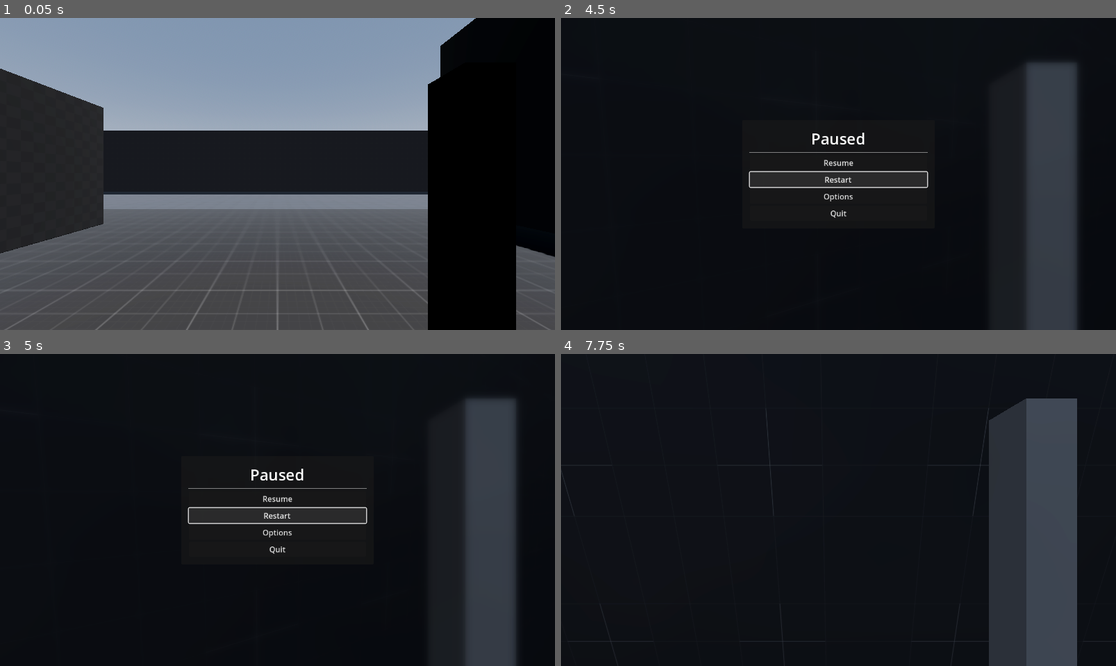
Above: before the commit, frames 1-4 (two rows, left to right).
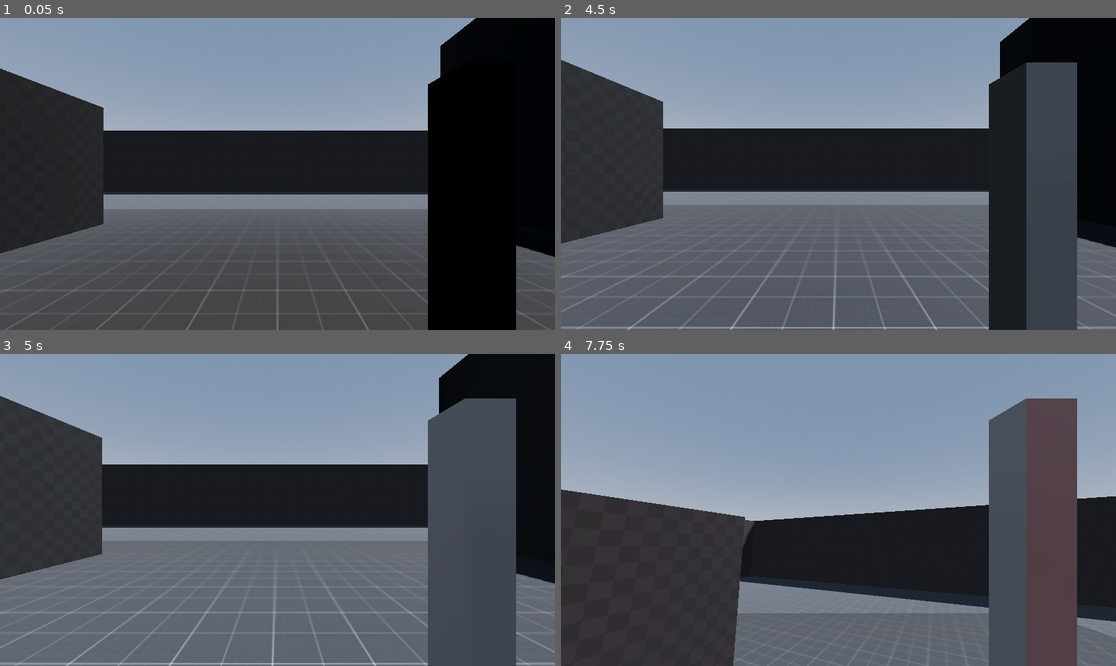
Above: after the commit, the same moments.

Repository: kadirgovdeli/SlashNShoot
Game: Godot game, scene res://scenes/game.tscn
Two runs of this game, one before a commit and one after it. Both use one fixed random seed, a clock stepped at 60 frames per second and the inputs below.
Inputs (mouse positions are in pixels of both pictures, inside the frame that each line leads up to):
- Up to frame 1 (0.05 s): no input
- Up to frame 2 (4.5 s): tap Enter at 0.5 s; move the mouse to (866, 174) at 0.52 s; hold W (move_forward) 0.53-4.25 s; right-click (866, 174) at 0.6 s; tap Space (jump) at 0.77, 1.52, 3.02, 3.77 s; click (866, 174) at 0.8 s; move the mouse to (810, 174) at 1.27 s; click (810, 174) at 1.35 s; right-click (810, 174) at 1.55 s; move the mouse to (849, 167) at 2.02 s; right-click (849, 167) at 2.1 s; click (849, 167) at 2.3 s; move the mouse to (832, 180) at 2.77 s; click (832, 180) at 2.85 s; right-click (832, 180) at 3.05 s; move the mouse to (877, 177) at 3.52 s; tap Shift (dash) at 3.6 s; click (877, 177) at 3.8 s; tap Escape (pause_game) at 4.15 s; click "Restart" at 4.25 s
- Up to frame 3 (5 s): no input
- Up to frame 4 (7.75 s): click (838, 516) at 5 s, where only the run before the commit has a clickable "Restart"; click (838, 516) at 5.75 s, where only the run before the commit has a clickable "Restart"; click (838, 497) at 6.5 s, where only the run before the commit has a clickable "Resume"; move the mouse to (794, 506) at 7.27 s; hold W (move_forward) from 7.28 s (still down); right-click (794, 506) at 7.35 s; tap Space (jump) at 7.52 s

Frame 1 is identical in both runs. In frame 2, 69% of the frame differs, in the area x 0-100%, y 0-100%; in frame 3, 75%; in frame 4, 79%.

Commit message:
added ranged combat and bullet particle effects

Diff:
--- a/scenes/Bullet/Bullet.gd
+++ b/scenes/Bullet/Bullet.gd
@@ -1,6 +1,27 @@
 extends Node3D
 
-@export var speed:float = 10.0
-# Called every frame. 'delta' is the elapsed time since the previous frame.
+@export var speed:float = 15.0
+@export var damage:float = 5.0
+@onready var mesh = $MeshInstance3D
+@onready var area_3d = $Area3D
+
+@onready var particles = $GPUParticles3D
+
 func _process(delta):
-	translate(transform.basis * Vector3(0.0,0.0,speed * delta))
+	position += transform.basis * Vector3(0.0,0.0,-speed) * delta
+
+
+func _on_timer_timeout():
+	queue_free()
+
+
+
+func _on_area_3d_body_entered(body):
+	if !body.is_in_group("player"):
+		mesh.visible = false
+		print(body)
+		if body.has_method("take_damage"):
+			body.take_damage(damage)
+		particles.emitting = true
+		await get_tree().create_timer(1.0).timeout
+		queue_free()
--- a/scenes/Bullet/Bullet.tscn
+++ b/scenes/Bullet/Bullet.tscn
@@ -1,17 +1,35 @@
-[gd_scene load_steps=5 format=3 uid="uid://e4uepxcauf6p"]
+[gd_scene load_steps=8 format=3 uid="uid://e4uepxcauf6p"]
 
 [ext_resource type="Script" path="res://scenes/Bullet/Bullet.gd" id="1_5b5me"]
 
 [sub_resource type="StandardMaterial3D" id="StandardMaterial3D_jy0e1"]
 albedo_color = Color(1, 1, 0.407843, 1)
 emission_enabled = true
-emission = Color(63.905, 39.053, 1.775, 1)
+emission = Color(0.761907, 0.727435, 0.444617, 1)
+emission_energy_multiplier = 5.0
 
 [sub_resource type="CapsuleMesh" id="CapsuleMesh_6858l"]
 radius = 0.1
 height = 0.2
 
-[sub_resource type="SphereShape3D" id="SphereShape3D_si34a"]
+[sub_resource type="StandardMaterial3D" id="StandardMaterial3D_pyuby"]
+albedo_color = Color(0.709804, 0.717647, 0.34902, 1)
+emission_enabled = true
+emission = Color(1, 0.917647, 0.203922, 1)
+emission_energy_multiplier = 8.0
+
+[sub_resource type="ParticleProcessMaterial" id="ParticleProcessMaterial_y5xdl"]
+direction = Vector3(0, 0, 1)
+initial_velocity_min = 3.0
+initial_velocity_max = 5.0
+
+[sub_resource type="SphereMesh" id="SphereMesh_jvrv8"]
+radius = 0.02
+height = 0.04
+
+[sub_resource type="CapsuleShape3D" id="CapsuleShape3D_qhnoe"]
+radius = 0.25
+height = 1.0
 
 [node name="Bullet" type="Node3D"]
 script = ExtResource("1_5b5me")
@@ -20,7 +38,25 @@
 material_override = SubResource("StandardMaterial3D_jy0e1")
 mesh = SubResource("CapsuleMesh_6858l")
 
-[node name="bullet_hitbox" type="Area3D" parent="."]
+[node name="GPUParticles3D" type="GPUParticles3D" parent="."]
+transform = Transform3D(1, 0, 0, 0, 1, 0, 0, 0, 1, 0, 0, -0.372192)
+material_override = SubResource("StandardMaterial3D_pyuby")
+emitting = false
+one_shot = true
+explosiveness = 1.0
+process_material = SubResource("ParticleProcessMaterial_y5xdl")
+draw_pass_1 = SubResource("SphereMesh_jvrv8")
 
-[node name="CollisionShape3D" type="CollisionShape3D" parent="bullet_hitbox"]
-shape = SubResource("SphereShape3D_si34a")
+[node name="Timer" type="Timer" parent="."]
+wait_time = 10.0
+one_shot = true
+autostart = true
+
+[node name="Area3D" type="Area3D" parent="."]
+
+[node name="CollisionShape3D" type="CollisionShape3D" parent="Area3D"]
+transform = Transform3D(1, 0, 0, 0, -4.37114e-08, -1, 0, 1, -4.37114e-08, 0, 0, 0)
+shape = SubResource("CapsuleShape3D_qhnoe")
+
+[connection signal="timeout" from="Timer" to="." method="_on_timer_timeout"]
+[connection signal="body_entered" from="Area3D" to="." method="_on_area_3d_body_entered"]
--- a/scenes/enemies/enemy_melee/enemy.gd
+++ b/scenes/enemies/enemy_melee/enemy.gd
@@ -27,7 +27,7 @@
 		move_and_slide()
 
 func _on_player_detector_body_entered(body):
-	if body.is_in_group("Player"):
+	if body.is_in_group("player"):
 		player = body
 		detected_label.visible = true
 		print("Player Detected!")
--- a/scenes/enemies/enemy_melee/enemy.tscn
+++ b/scenes/enemies/enemy_melee/enemy.tscn
@@ -12,7 +12,7 @@
 [sub_resource type="ConvexPolygonShape3D" id="ConvexPolygonShape3D_6je5l"]
 points = PackedVector3Array(0, 1, 0, 10, 0, -15, 10, 5, -15, -10, 0, -15, -10, 5, -15)
 
-[node name="EnemyMelee" type="CharacterBody3D" groups=["Enemy"]]
+[node name="EnemyMelee" type="CharacterBody3D" groups=["Enemy", "killalbe"]]
 collision_layer = 17
 collision_mask = 17
 script = ExtResource("1_tluqw")
@@ -31,7 +31,7 @@
 avoidance_enabled = true
 use_3d_avoidance = true
 
-[node name="PlayerDetector" type="Area3D" parent="."]
+[node name="PlayerDetector" type="Area3D" parent="." groups=["enemy"]]
 
 [node name="CollisionShape3D" type="CollisionShape3D" parent="PlayerDetector"]
 shape = SubResource("ConvexPolygonShape3D_6je5l")
--- a/scenes/game.tscn
+++ b/scenes/game.tscn
@@ -15,3 +15,15 @@
 
 [node name="EnemyMelee" parent="." instance=ExtResource("4_0sl2s")]
 transform = Transform3D(0.602846, 0, -0.797858, 0, 1, 0, 0.797858, 0, 0.602846, 2.33974, 0, 15.671)
+
+[node name="EnemyMelee2" parent="." instance=ExtResource("4_0sl2s")]
+transform = Transform3D(1, 0, 0, 0, 1, 0, 0, 0, 1, 6.10829, 0, 12.993)
+
+[node name="EnemyMelee3" parent="." instance=ExtResource("4_0sl2s")]
+transform = Transform3D(1, 0, 0, 0, 1, 0, 0, 0, 1, 11.6316, 0, 12.4881)
+
+[node name="EnemyMelee4" parent="." instance=ExtResource("4_0sl2s")]
+transform = Transform3D(1, 0, 0, 0, 1, 0, 0, 0, 1, 8.6848, 0, 17.901)
+
+[node name="EnemyMelee5" parent="." instance=ExtResource("4_0sl2s")]
+transform = Transform3D(1, 0, 0, 0, 1, 0, 0, 0, 1, -10.3742, 0, 15.7303)
--- /dev/null
+++ b/scenes/gun/gun.tscn
@@ -0,0 +1,41 @@
+[gd_scene load_steps=4 format=3 uid="uid://qm5fb50dlere"]
+
+[sub_resource type="BoxMesh" id="BoxMesh_arcx0"]
+size = Vector3(0.1, 0.1, 1)
+
+[sub_resource type="Animation" id="Animation_ywjay"]
+resource_name = "shoot"
+length = 0.1
+step = 0.01
+tracks/0/type = "value"
+tracks/0/imported = false
+tracks/0/enabled = true
+tracks/0/path = NodePath("MeshInstance3D:position")
+tracks/0/interp = 1
+tracks/0/loop_wrap = true
+tracks/0/keys = {
+"times": PackedFloat32Array(0, 0.01, 0.1),
+"transitions": PackedFloat32Array(1, 1, 1),
+"update": 0,
+"values": [Vector3(0, 0, 0), Vector3(0, 0, 0.05), Vector3(0, 0, 0)]
+}
+
+[sub_resource type="AnimationLibrary" id="AnimationLibrary_k3tyf"]
+_data = {
+"shoot": SubResource("Animation_ywjay")
+}
+
+[node name="Gun" type="Node3D"]
+
+[node name="MeshInstance3D" type="MeshInstance3D" parent="."]
+cast_shadow = 0
+mesh = SubResource("BoxMesh_arcx0")
+
+[node name="AnimationPlayer" type="AnimationPlayer" parent="."]
+libraries = {
+"": SubResource("AnimationLibrary_k3tyf")
+}
+
+[node name="RayCast3D" type="RayCast3D" parent="."]
+transform = Transform3D(1, 0, 0, 0, 1, 0, 0, 0, 1, 0, 0, -0.850194)
+target_position = Vector3(0, 0, -1)
--- a/scenes/player/player.gd
+++ b/scenes/player/player.gd
@@ -16,6 +16,8 @@
 var dash_timer:Timer
 var dash_cooldown_timer:Timer
 
+
+
 # Get the gravity from the project settings to be synced with RigidBody nodes.
 var gravity = ProjectSettings.get_setting("physics/3d/default_gravity")
 var _speed:float = 0.0
@@ -29,6 +31,11 @@
 @onready var fps_camera = $FpsCamera
 @onready var combat_anim_player = $CombatAnimPlayer
 @onready var hit_area = $FpsCamera/HitArea
+@onready var gun_anim = $FpsCamera/Camera3D/Gun/AnimationPlayer
+@onready var gun_barrel = $FpsCamera/Camera3D/Gun/RayCast3D
+
+var bullet_res = load("res://scenes/Bullet/Bullet.tscn")
+@onready var marker_3d = $FpsCamera/Marker3D
 
 func _ready():
 	_speed = movement_speed
@@ -60,7 +67,7 @@
 
 	if Input.is_action_just_pressed("attack"):
 		if is_aiming:
-			pass
+			shoot()
 		else:
 			attack()
 
@@ -71,6 +78,14 @@
 	for target in hit_targets:
 		if target.has_method("take_damage"):
 			target.take_damage(melee_damage)
+
+func shoot() -> void:
+	if !gun_anim.is_playing():
+		gun_anim.play("shoot")
+		var bullet = bullet_res.instantiate()
+		bullet.position = marker_3d.global_position
+		bullet.transform.basis = marker_3d.global_transform.basis
+		get_parent().add_child(bullet)
 
 func handle_dash_state_change() -> void:
 	if not can_dash:
--- a/scenes/player/player.tscn
+++ b/scenes/player/player.tscn
@@ -2,15 +2,13 @@
 
 [ext_resource type="Script" path="res://scenes/player/player.gd" id="1_rjgro"]
 [ext_resource type="Script" path="res://scenes/player/FpsCamera.gd" id="2_abi3k"]
+[ext_resource type="PackedScene" uid="uid://qm5fb50dlere" path="res://scenes/gun/gun.tscn" id="3_7b5us"]
 [ext_resource type="Texture2D" uid="uid://d8q8iy4g642v" path="res://assets/images/crosshair/crosshair.png" id="3_ye50y"]
 
 [sub_resource type="CapsuleShape3D" id="CapsuleShape3D_rvjwb"]
 
 [sub_resource type="BoxMesh" id="BoxMesh_01tu1"]
 size = Vector3(0.05, 1, 0.05)
-
-[sub_resource type="BoxMesh" id="BoxMesh_oqx8e"]
-size = Vector3(0.1, 0.1, 0.5)
 
 [sub_resource type="BoxShape3D" id="BoxShape3D_acvmq"]
 size = Vector3(0.75, 0.75, 1)
@@ -45,19 +43,19 @@
 tracks/2/type = "value"
 tracks/2/imported = false
 tracks/2/enabled = true
-tracks/2/path = NodePath("FpsCamera/Camera3D/Gun:position")
+tracks/2/path = NodePath("FpsCamera/Camera3D/Sword:position")
 tracks/2/interp = 1
 tracks/2/loop_wrap = true
 tracks/2/keys = {
 "times": PackedFloat32Array(0, 0.1),
 "transitions": PackedFloat32Array(1, 1),
 "update": 0,
-"values": [Vector3(-0.16, -0.06, 0.305), Vector3(-0.16, -0.06, -0.01)]
+"values": [Vector3(0.21, -0.39, -0.225), Vector3(0.32, -0.39, -0.14)]
 }
 tracks/3/type = "value"
 tracks/3/imported = false
 tracks/3/enabled = true
-tracks/3/path = NodePath("FpsCamera/Camera3D/Gun:rotation")
+tracks/3/path = NodePath("FpsCamera/Camera3D/Sword:rotation")
 tracks/3/interp = 1
 tracks/3/loop_wrap = true
 tracks/3/keys = {
@@ -69,50 +67,50 @@
 tracks/4/type = "value"
 tracks/4/imported = false
 tracks/4/enabled = true
-tracks/4/path = NodePath("FpsCamera/Camera3D/Sword:position")
+tracks/4/path = NodePath("UI:visible")
 tracks/4/interp = 1
 tracks/4/loop_wrap = true
 tracks/4/keys = {
 "times": PackedFloat32Array(0, 0.1),
 "transitions": PackedFloat32Array(1, 1),
-"update": 0,
-"values": [Vector3(0.21, -0.39, -0.225), Vector3(0.32, -0.39, -0.14)]
+"update": 1,
+"values": [false, true]
 }
 tracks/5/type = "value"
 tracks/5/imported = false
 tracks/5/enabled = true
-tracks/5/path = NodePath("FpsCamera/Camera3D/Sword:rotation")
+tracks/5/path = NodePath("FpsCamera:mouse_sensitivity")
 tracks/5/interp = 1
 tracks/5/loop_wrap = true
 tracks/5/keys = {
 "times": PackedFloat32Array(0, 0.1),
 "transitions": PackedFloat32Array(1, 1),
 "update": 0,
-"values": [Vector3(0, 0, 0), Vector3(0, 0, 0)]
+"values": [5.889, 3.99]
 }
 tracks/6/type = "value"
 tracks/6/imported = false
 tracks/6/enabled = true
-tracks/6/path = NodePath("UI:visible")
+tracks/6/path = NodePath("FpsCamera/Camera3D/Gun:position")
 tracks/6/interp = 1
 tracks/6/loop_wrap = true
 tracks/6/keys = {
 "times": PackedFloat32Array(0, 0.1),
 "transitions": PackedFloat32Array(1, 1),
-"update": 1,
-"values": [false, true]
+"update": 0,
+"values": [Vector3(-0.19, -0.04, 0.565), Vector3(-0.19, -0.04, 0.225)]
 }
 tracks/7/type = "value"
 tracks/7/imported = false
 tracks/7/enabled = true
-tracks/7/path = NodePath("FpsCamera:mouse_sensitivity")
+tracks/7/path = NodePath("FpsCamera/Camera3D/Gun:rotation")
 tracks/7/interp = 1
 tracks/7/loop_wrap = true
 tracks/7/keys = {
 "times": PackedFloat32Array(0, 0.1),
 "transitions": PackedFloat32Array(1, 1),
 "update": 0,
-"values": [5.889, 3.99]
+"values": [Vector3(0, 0, 0), Vector3(0, 0, 0)]
 }
 
 [sub_resource type="Animation" id="Animation_c3oou"]
@@ -168,50 +166,50 @@
 tracks/4/type = "value"
 tracks/4/imported = false
 tracks/4/enabled = true
-tracks/4/path = NodePath("FpsCamera/Camera3D/Gun:position")
+tracks/4/path = NodePath("UI:visible")
 tracks/4/interp = 1
 tracks/4/loop_wrap = true
 tracks/4/keys = {
 "times": PackedFloat32Array(0),
 "transitions": PackedFloat32Array(1),
-"update": 0,
-"values": [Vector3(-0.16, -0.06, 0.305)]
+"update": 1,
+"values": [false]
 }
 tracks/5/type = "value"
 tracks/5/imported = false
 tracks/5/enabled = true
-tracks/5/path = NodePath("FpsCamera/Camera3D/Gun:rotation")
+tracks/5/path = NodePath("FpsCamera:mouse_sensitivity")
 tracks/5/interp = 1
 tracks/5/loop_wrap = true
 tracks/5/keys = {
 "times": PackedFloat32Array(0),
 "transitions": PackedFloat32Array(1),
 "update": 0,
-"values": [Vector3(0, 0, 0)]
+"values": [5.889]
 }
 tracks/6/type = "value"
 tracks/6/imported = false
 tracks/6/enabled = true
-tracks/6/path = NodePath("UI:visible")
+tracks/6/path = NodePath("FpsCamera/Camera3D/Gun:position")
 tracks/6/interp = 1
 tracks/6/loop_wrap = true
 tracks/6/keys = {
 "times": PackedFloat32Array(0),
 "transitions": PackedFloat32Array(1),
-"update": 1,
-"values": [false]
+"update": 0,
+"values": [Vector3(-0.19, -0.04, 0.565)]
 }
 tracks/7/type = "value"
 tracks/7/imported = false
 tracks/7/enabled = true
-tracks/7/path = NodePath("FpsCamera:mouse_sensitivity")
+tracks/7/path = NodePath("FpsCamera/Camera3D/Gun:rotation")
 tracks/7/interp = 1
 tracks/7/loop_wrap = true
 tracks/7/keys = {
 "times": PackedFloat32Array(0),
 "transitions": PackedFloat32Array(1),
 "update": 0,
-"values": [5.889]
+"values": [Vector3(0, 0, 0)]
 }
 
 [sub_resource type="Animation" id="Animation_g16l6"]
@@ -249,7 +247,7 @@
 "sword_swing": SubResource("Animation_g16l6")
 }
 
-[node name="Player" type="CharacterBody3D" groups=["Player"]]
+[node name="Player" type="CharacterBody3D" groups=["killalbe", "player"]]
 script = ExtResource("1_rjgro")
 
 [node name="CollisionShape3D" type="CollisionShape3D" parent="."]
@@ -272,14 +270,8 @@
 [node name="MeshInstance3D" type="MeshInstance3D" parent="FpsCamera/Camera3D/Sword"]
 mesh = SubResource("BoxMesh_01tu1")
 
-[node name="Gun" type="Node3D" parent="FpsCamera/Camera3D"]
-transform = Transform3D(1, 0, 0, 0, 1, 0, 0, 0, 1, -0.16, -0.06, 0.305)
-
-[node name="MeshInstance3D" type="MeshInstance3D" parent="FpsCamera/Camera3D/Gun"]
-mesh = SubResource("BoxMesh_oqx8e")
-
-[node name="Marker3D" type="Marker3D" parent="FpsCamera/Camera3D/Gun"]
-transform = Transform3D(1, 0, 0, 0, 1, 0, 0, 0, 1, 0, 0, -0.4)
+[node name="Gun" parent="FpsCamera/Camera3D" instance=ExtResource("3_7b5us")]
+transform = Transform3D(1, 0, 0, 0, 1, 0, 0, 0, 1, -0.19, -0.04, 0.565)
 
 [node name="HitArea" type="Area3D" parent="FpsCamera"]
 transform = Transform3D(1, 0, 0, 0, 1, 0, 0, 0, 1, 0, 0, -1.1)
@@ -288,6 +280,9 @@
 
 [node name="CollisionShape3D" type="CollisionShape3D" parent="FpsCamera/HitArea"]
 shape = SubResource("BoxShape3D_acvmq")
+
+[node name="Marker3D" type="Marker3D" parent="FpsCamera"]
+transform = Transform3D(1, 0, 0, 0, 1, 0, 0, 0, 1, 0, 0, -1)
 
 [node name="CombatAnimPlayer" type="AnimationPlayer" parent="."]
 libraries = {
--- a/scenes/ui/pause_menu/pause_menu.gd
+++ b/scenes/ui/pause_menu/pause_menu.gd
@@ -5,6 +5,8 @@
 @onready var resume_button = %ResumeButton
 @onready var quit_button = %QuitButton
 @onready var color_rect = $ColorRect
+@onready var restart_button = %RestartButton
+
 var can_change:bool = true
 @export_range(0.0,4.0) var max_blur:float = 2.5
 @export_range(0.0,1.0) var min_brightness:float = 0.9
@@ -17,6 +19,10 @@
 
 	resume_button.pressed.connect(disable_pause_menu)
 	quit_button.pressed.connect(get_tree().quit)
+	restart_button.pressed.connect(func():
+		get_tree().paused = false
+		Input.mouse_mode = Input.MOUSE_MODE_CAPTURED
+		get_tree().reload_current_scene())
 	color_rect.material.set_shader_parameter("blur", 0.0)
 	color_rect.material.set_shader_parameter("brightness", 1.0)
 	enable_pause_menu()
--- a/scenes/ui/pause_menu/pause_menu.tscn
+++ b/scenes/ui/pause_menu/pause_menu.tscn
@@ -68,6 +68,7 @@
 text = "Resume"
 
 [node name="RestartButton" type="Button" parent="ColorRect/PanelContainer/MarginContainer/VBoxContainer"]
+unique_name_in_owner = true
 layout_mode = 2
 text = "Restart"
 
